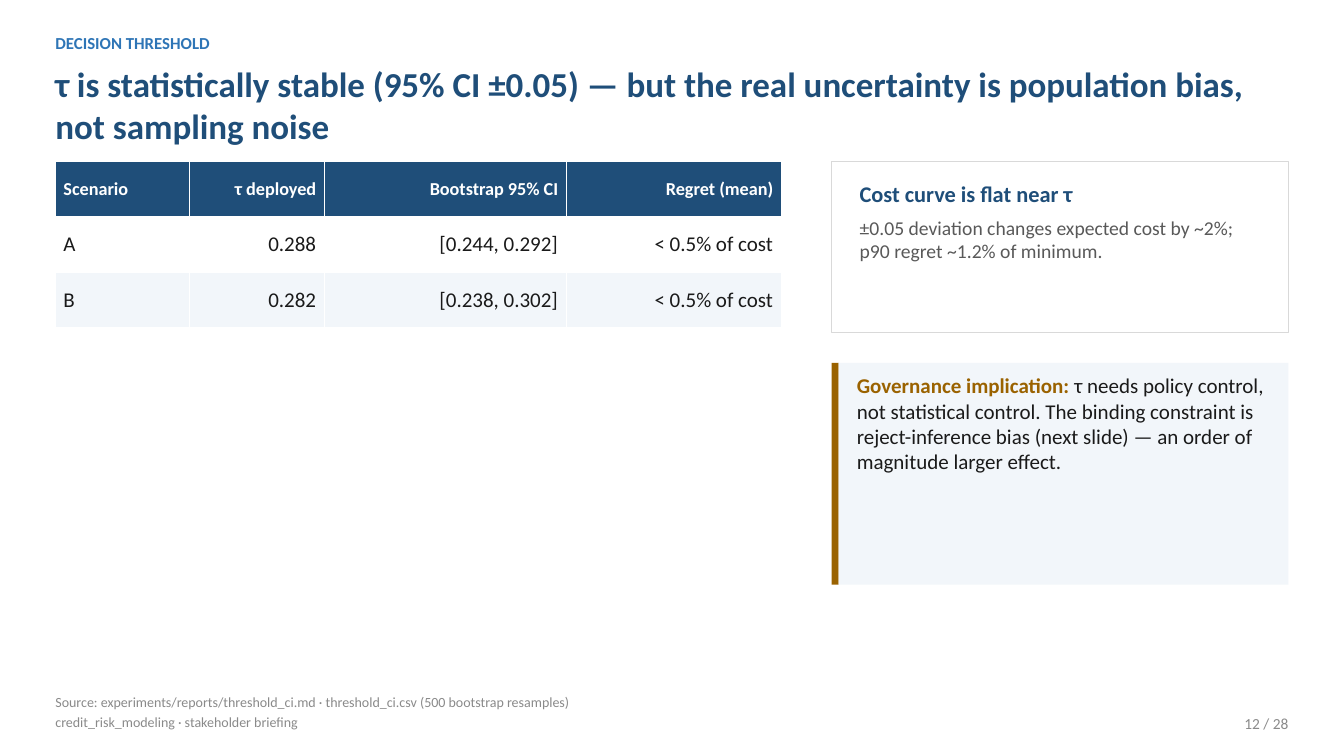
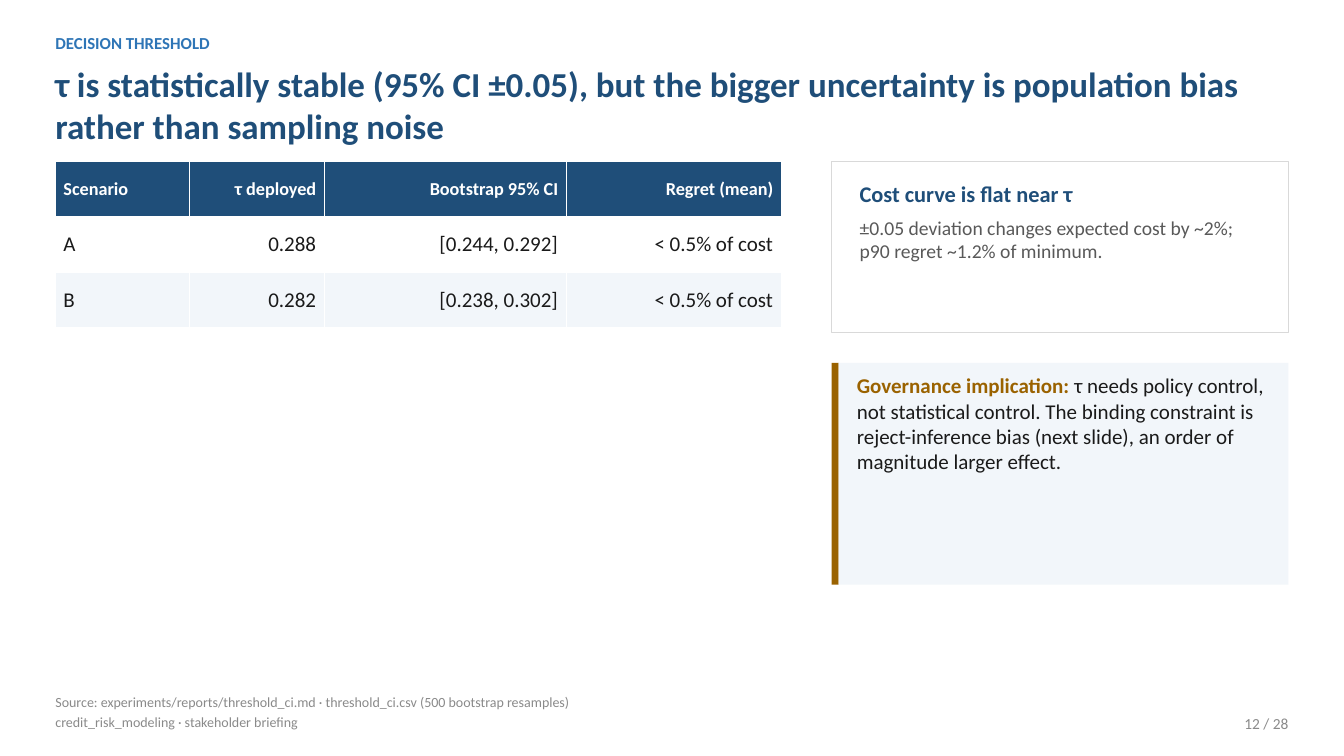
Before and after one commit to tommyalba/credit_risk_idx-partners, a slide deck: slide 12 of presentations/stakeholder_deck.pptx. Drawn at 1344x756 pixels with LibreOffice and Linux fonts; fonts in the diff are those of the drawing. Boxes give left, top, right and bottom in pixels: in the first picture for what was removed or moved away, otherwise in the second. Text is boxed around its words. In the diff, an @@ line names an element or a change of style, - is before the commit and + after.

```diff
--- a/presentations/stakeholder_deck.pptx
+++ b/presentations/stakeholder_deck.pptx
@@ text at <box>55,71,1239,145</box>: text changed @@
-τ is statistically stable (95% CI ±0.05) — but the real uncertainty is population bias, not sampling noise
+τ is statistically stable (95% CI ±0.05), but the bigger uncertainty is population bias rather than sampling noise
@@ text at <box>857,378,1264,473</box>: text changed @@
-Governance implication: τ needs policy control, not statistical control. The binding constraint is reject-inference bias (next slide) — an order of magnitude larger effect.
+Governance implication: τ needs policy control, not statistical control. The binding constraint is reject-inference bias (next slide), an order of magnitude larger effect.
```
Also in this commit, not shown: 23 other slides changed, 2 other files.
